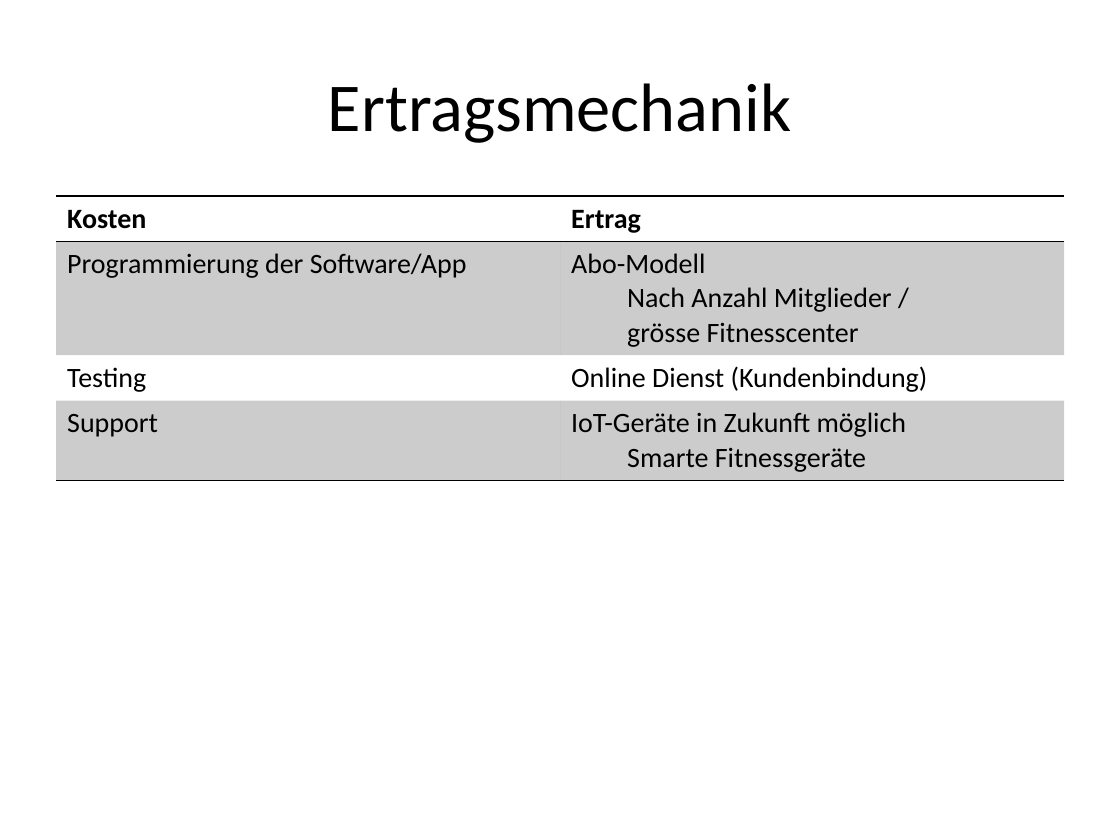
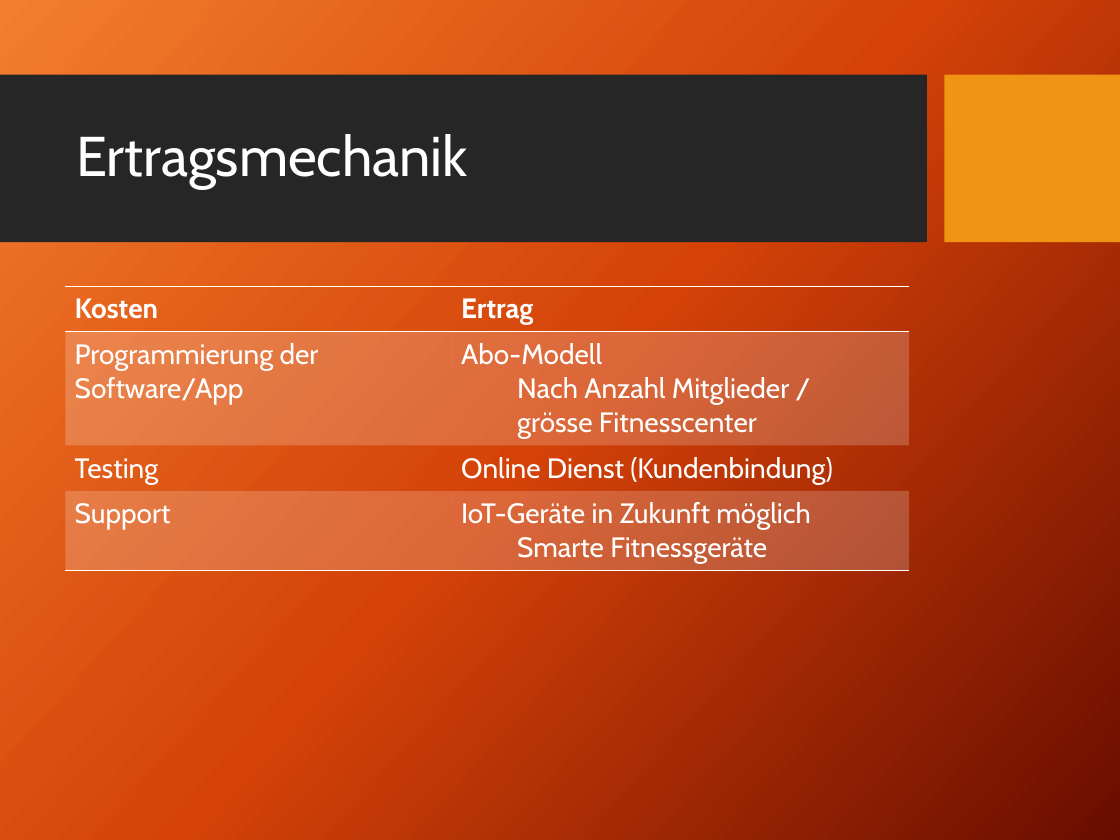
Before and after one commit to michiwieland/businessplan, a slide deck: slide 10 of presentation/BuPl_concept-presentation-GitFit.pptx. Drawn at 1120x840 pixels with LibreOffice and Linux fonts; fonts in the diff are those of the drawing; background and template pictures are left out. Boxes give left, top, right and bottom in pixels: in the first picture for what was removed or moved away, otherwise in the second. Text is boxed around its words. In the diff, an @@ line names an element or a change of style, - is before the commit and + after.

Commit message:
presentation: layout updated, transparent image background

```diff
--- a/presentation/BuPl_concept-presentation-GitFit.pptx
+++ b/presentation/BuPl_concept-presentation-GitFit.pptx
@@ background #FFFFFF to picture (left out) @@
@@ rectangle added at <box>0,75,927,243</box>, fill #262626 @@
@@ rectangle added at <box>944,75,1120,243</box>, fill #F09415 @@
@@ title "Ertragsmechanik": place and size @@
-title "Ertragsmechanik" at <box>328,83,791,143</box>
+title "Ertragsmechanik" at <box>76,134,468,189</box>
@@ title "Ertragsmechanik" at <box>76,134,468,189</box>: size 44 to 36 pt, font Calibri to Cabin, text colour #000000 to #FFFFFF; alignment centre to left; line spacing 1 to 0.9 @@
@@ table at <box>65,287,908,568</box> @@
@@ fill #000000 at 20% opacity to #FFFFFF at 20% opacity in 4 cells @@
@@ font Calibri to Cabin, text colour #000000 to #FFFFFF @@
@@ borders changed @@
@@ table: place and size @@
-table at <box>56,196,1064,477</box>
+table at <box>65,287,908,568</box>
```
Also in this commit, not shown: 9 other slides changed, 5 other files.
